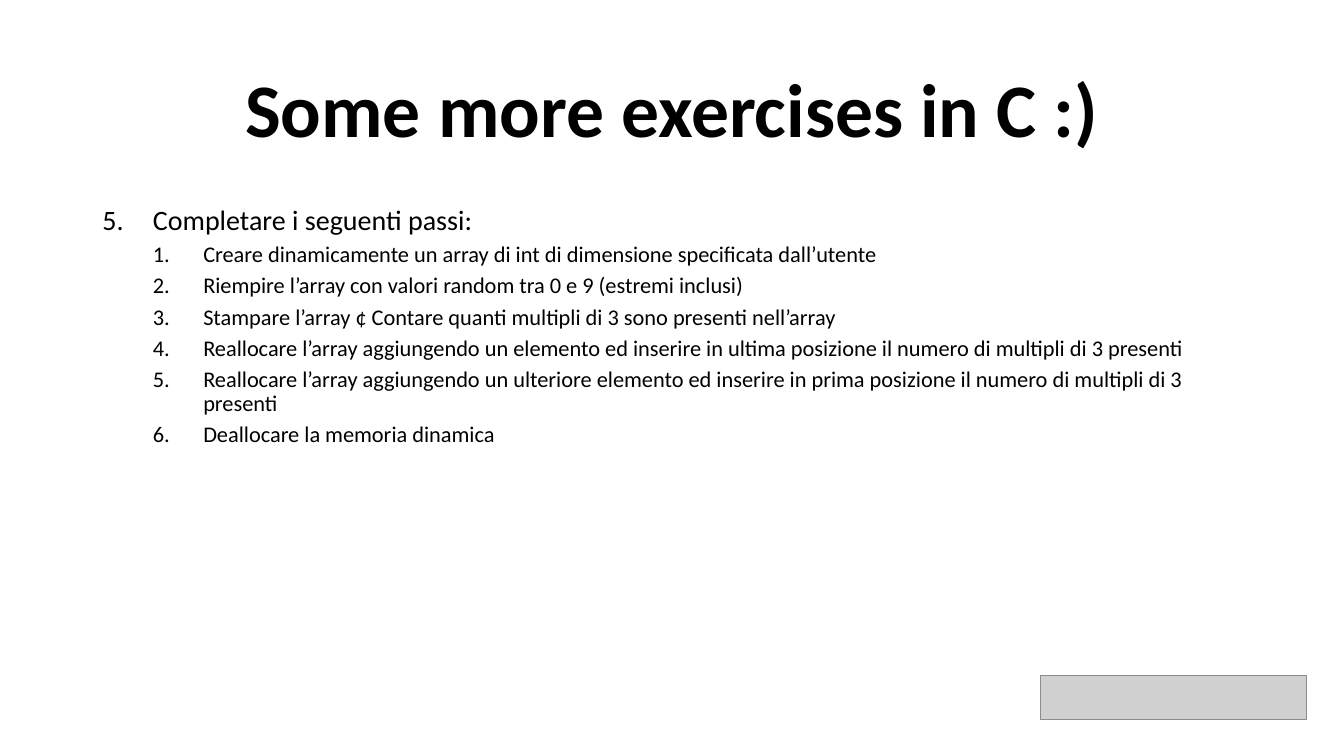
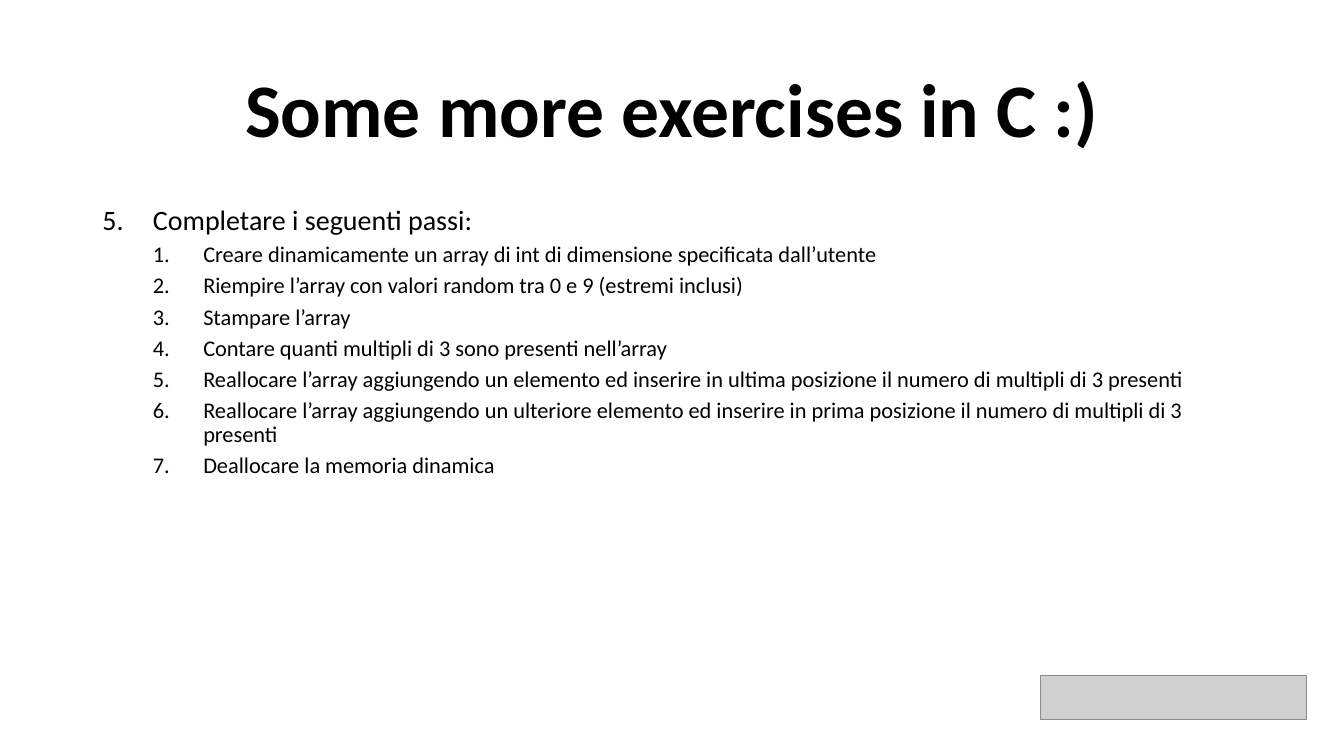
Before and after one commit to v-research/edu, a slide deck: slide 3 of IT_introduction_2021/material/other_exercises.pptx. Drawn at 1344x756 pixels with LibreOffice and Linux fonts; fonts in the diff are those of the drawing; grey boxes stand for pictures. Boxes give left, top, right and bottom in pixels: in the first picture for what was removed or moved away, otherwise in the second. Text is boxed around its words. In the diff, an @@ line names an element or a change of style, - is before the commit and + after.

```diff
--- a/IT_introduction_2021/material/other_exercises.pptx
+++ b/IT_introduction_2021/material/other_exercises.pptx
@@ text at <box>203,309,667,360</box>: text changed @@
-  3. Stampare l’array ¢ Contare quanti multipli di 3 sono presenti nell’array
+  3. Stampare l’array
+  4. Contare quanti multipli di 3 sono presenti nell’array
```
Also in this commit, not shown: 1 other file.
